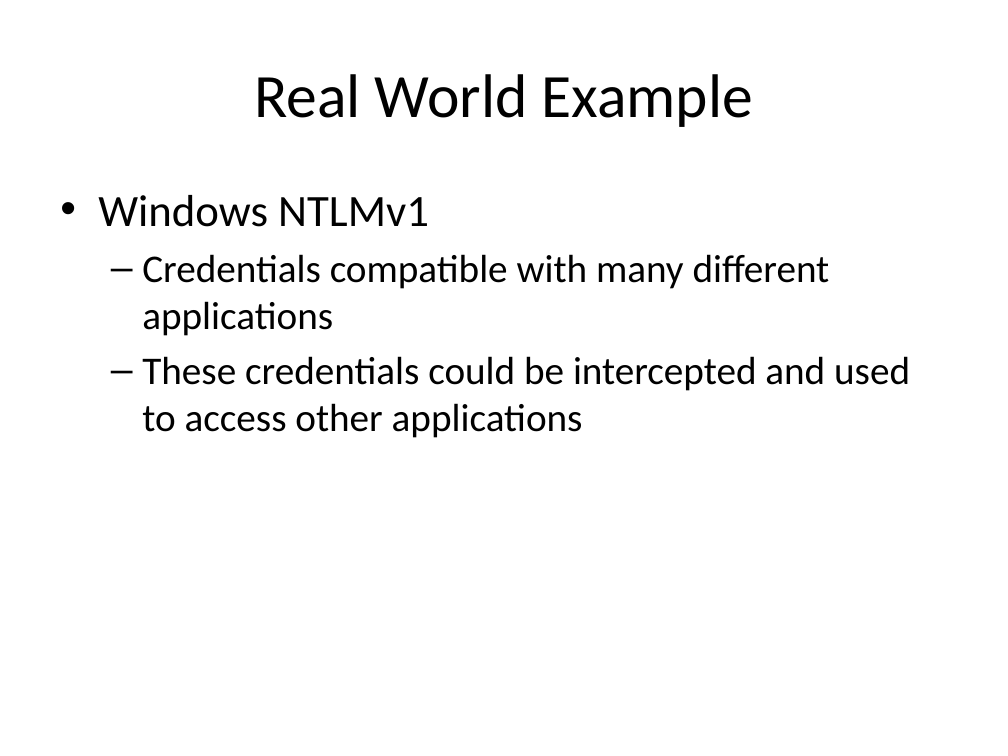
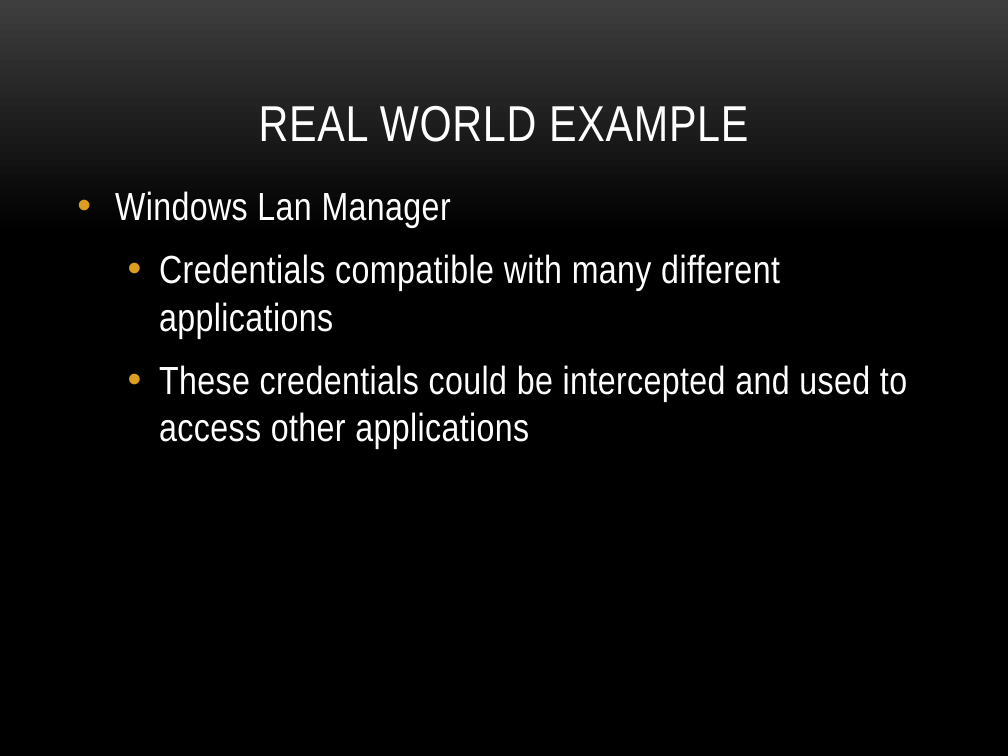
Before and after one commit to petitJAM/Nutrition-App, a slide deck: slide 19 of Milestones and Domain Track/Cyber Security.pptx (slide 9 before the commit). Drawn at 1008x756 pixels with LibreOffice and Linux fonts; fonts in the diff are those of the drawing; background and template pictures are left out. Boxes give left, top, right and bottom in pixels: in the first picture for what was removed or moved away, otherwise in the second. Text is boxed around its words. In the diff, an @@ line names an element or a change of style, - is before the commit and + after.

```diff
--- a/Milestones and Domain Track/Cyber Security.pptx
+++ b/Milestones and Domain Track/Cyber Security.pptx
@@ background #FFFFFF to picture (left out) @@
@@ title "REAL WORLD EXAMPLE" at (259, 105, 748, 142): vertical alignment middle to bottom @@
@@ title at (259, 105, 748, 142): text changed; size 44 to 36 pt; font Calibri to Arial Narrow; text colour #000000 to #FFFFFF @@
-Real World Example
+REAL WORLD EXAMPLE
@@ text "Windows Lan Manager": place and size @@
-text "Windows Lan Manager" at (98, 195, 910, 438)
+text "Windows Lan Manager" at (115, 191, 907, 448)
@@ text at (115, 191, 451, 228): text changed; size 32 to 28 pt; font Calibri to Arial Narrow; text colour #000000 to #FFFFFF @@
-• Windows NTLMv1
+• Windows Lan Manager
@@ text at (159, 254, 907, 448): font Calibri to Arial Narrow, text colour #000000 to #FFFFFF, letter spacing 0 to 0.3 pt in "Credentials compatible with many different applications", "These credentials could be intercepted and used ..."; bullet – to •; more space between paragraphs @@
```
Also in this commit, not shown: 8 other slides changed, 11 slides added, 1 slide removed, 3 other files.
